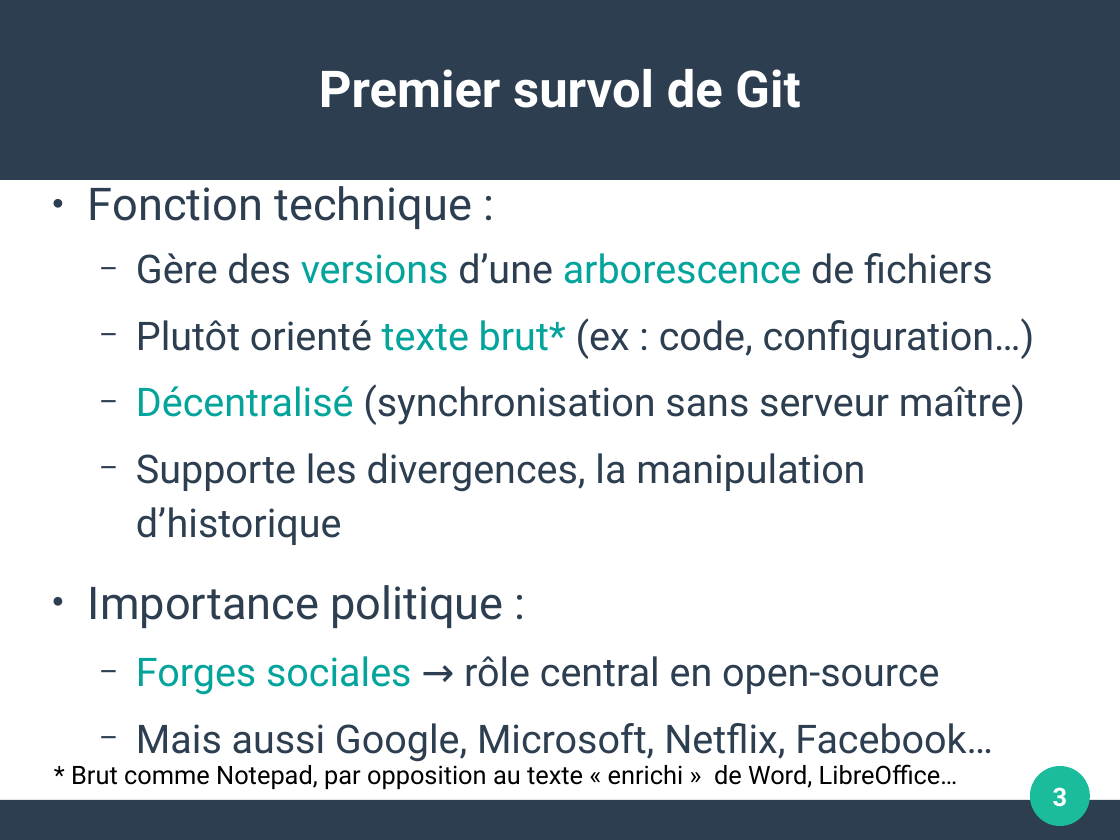
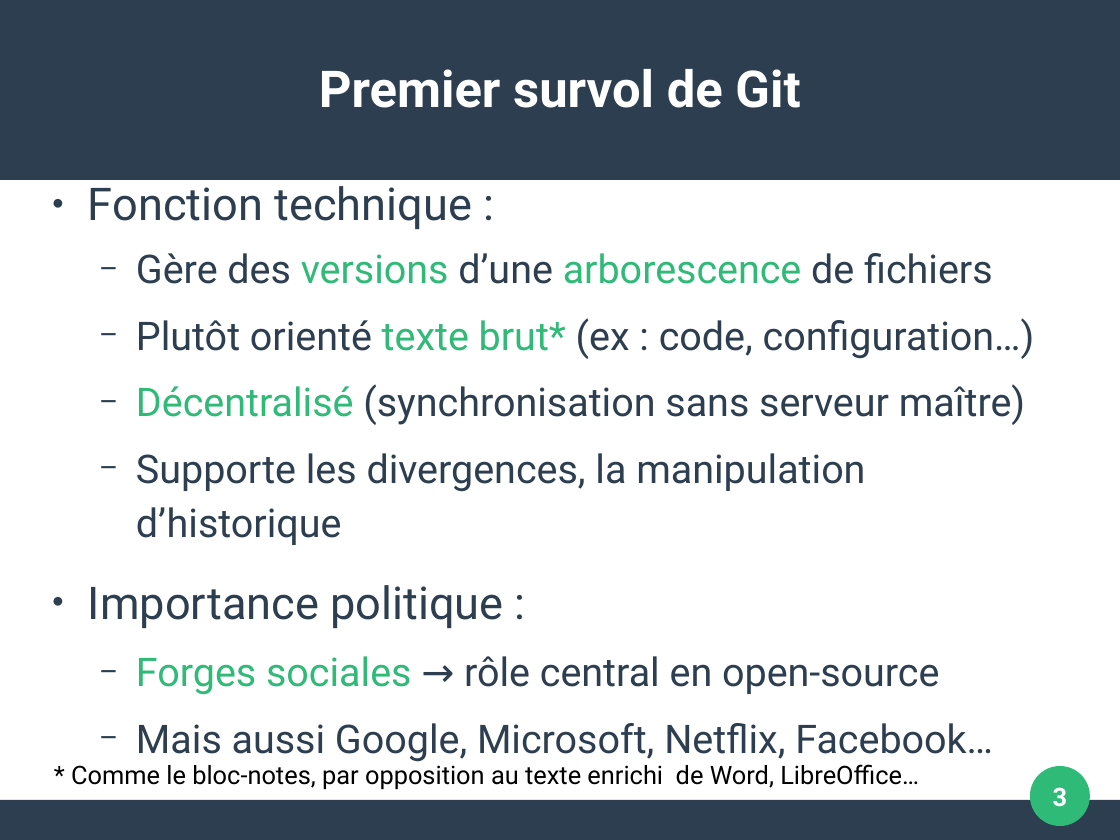
Before and after one commit to pushou/formation-git, a slide deck: slide 3 of Pres1-Introduction.odp. Drawn at 1120x840 pixels with LibreOffice and Linux fonts; fonts in the diff are those of the drawing. Boxes give left, top, right and bottom in pixels: in the first picture for what was removed or moved away, otherwise in the second. Text is boxed around its words. In the diff, an @@ line names an element or a change of style, - is before the commit and + after.

```diff
--- a/Pres1-Introduction.odp
+++ b/Pres1-Introduction.odp
@@ text at (136,253,1035,695): text colour #02A49C to #30BA78 in "versions arborescence", "texte brut*", "Décentralisé", "Forges sociales" @@
@@ text at (71,761,919,789): text changed @@
-* Brut comme Notepad, par opposition au texte « enrichi » de Word, LibreOffice…
+* Comme le bloc-notes, par opposition au texte enrichi de Word, LibreOffice…
@@ ellipse at (1031,766,1091,826): fill #1ABC9C to #30BA78 @@
```
Also in this commit, not shown: 9 other slides changed, 6 other files.
